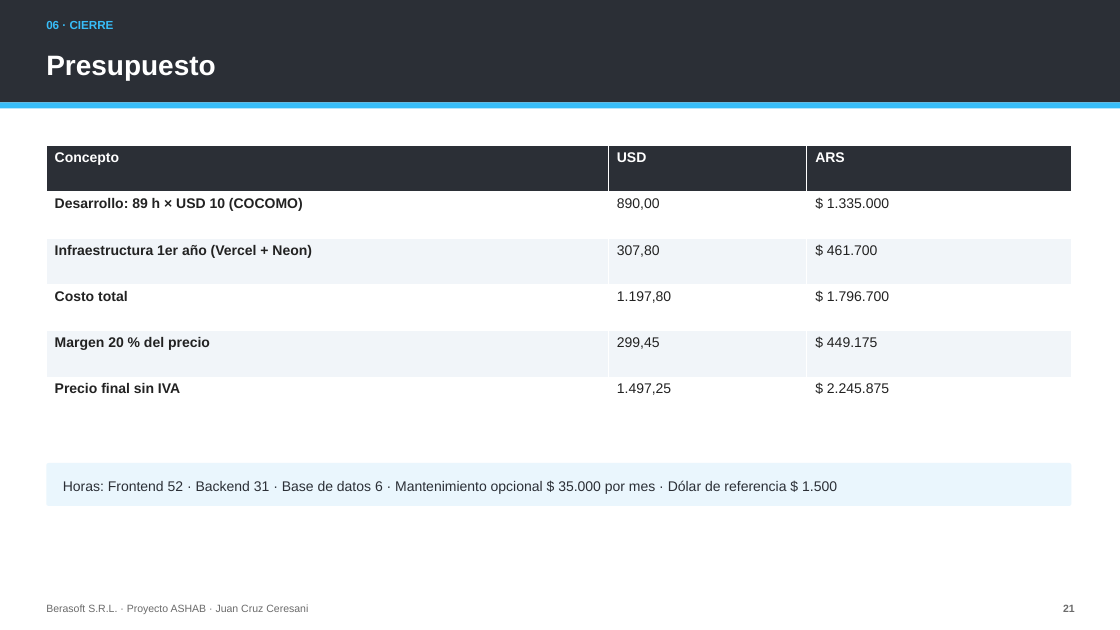
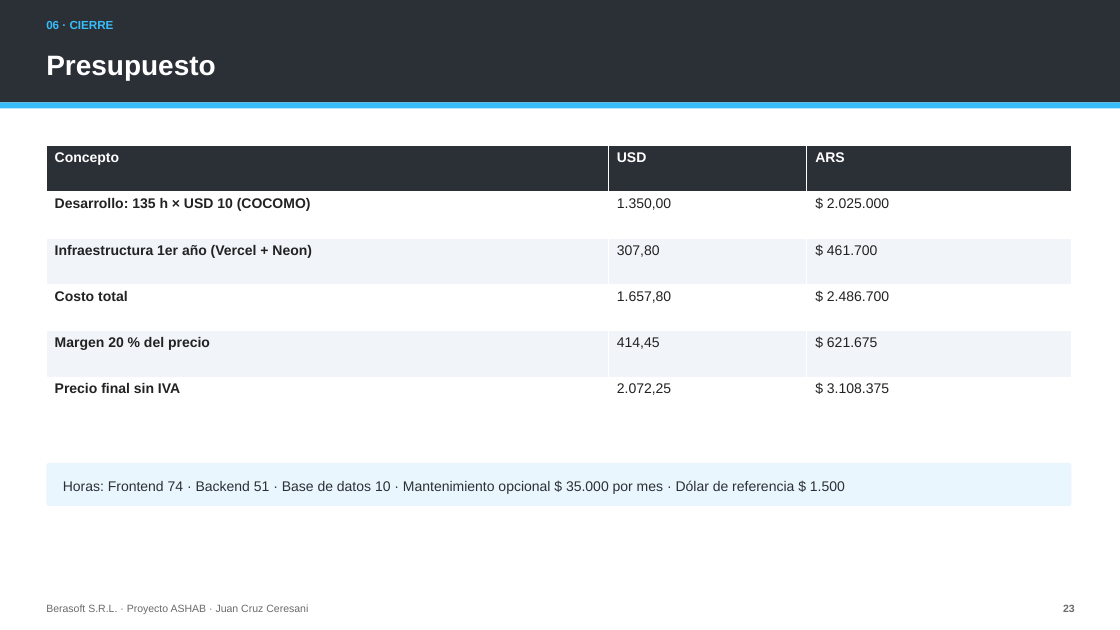
Before and after one commit to Gambeta-latorre/proyecto-consultora, a slide deck: slide 23 of 06_Documentos/Presentacion_ASHAB_Berasoft.pptx (slide 21 before the commit). Drawn at 1120x630 pixels with LibreOffice and Linux fonts; fonts in the diff are those of the drawing. Boxes give left, top, right and bottom in pixels: in the first picture for what was removed or moved away, otherwise in the second. Text is boxed around its words. In the diff, an @@ line names an element or a change of style, - is before the commit and + after.

```diff
--- a/06_Documentos/Presentacion_ASHAB_Berasoft.pptx
+++ b/06_Documentos/Presentacion_ASHAB_Berasoft.pptx
@@ table at box(46, 145, 1071, 423) @@
-row 2: Desarrollo: 89 h × USD 10 (COCOMO) | 890,00 | $ 1.335.000
+row 2: Desarrollo: 135 h × USD 10 (COCOMO) | 1.350,00 | $ 2.025.000
-row 4, column 2: 1.197,80
+row 4, column 2: 1.657,80
-row 4, column 3: $ 1.796.700
+row 4, column 3: $ 2.486.700
-row 5, column 2: 299,45
+row 5, column 2: 414,45
-row 5, column 3: $ 449.175
+row 5, column 3: $ 621.675
-row 6, column 2: 1.497,25
+row 6, column 2: 2.072,25
-row 6, column 3: $ 2.245.875
+row 6, column 3: $ 3.108.375
@@ text at box(63, 480, 845, 494): text changed @@
-Horas: Frontend 52 · Backend 31 · Base de datos 6 · Mantenimiento opcional $ 35.000 por mes · Dólar de referencia $ 1.500
+Horas: Frontend 74 · Backend 51 · Base de datos 10 · Mantenimiento opcional $ 35.000 por mes · Dólar de referencia $ 1.500
@@ text at box(1063, 605, 1075, 612): text changed @@
-21
+23
```
Also in this commit, not shown: 24 other slides changed, 2 slides added, 32 other files.
